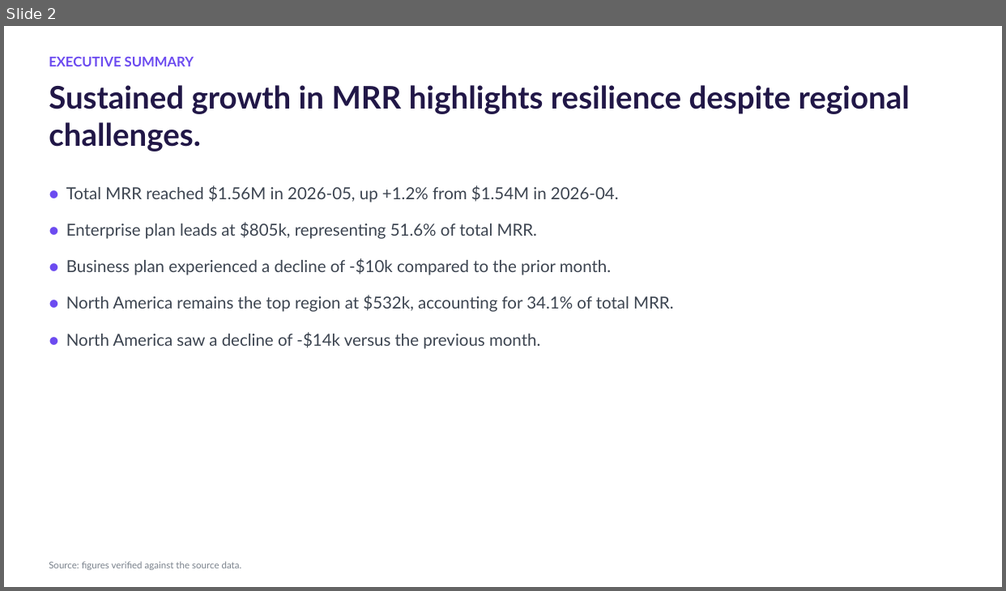
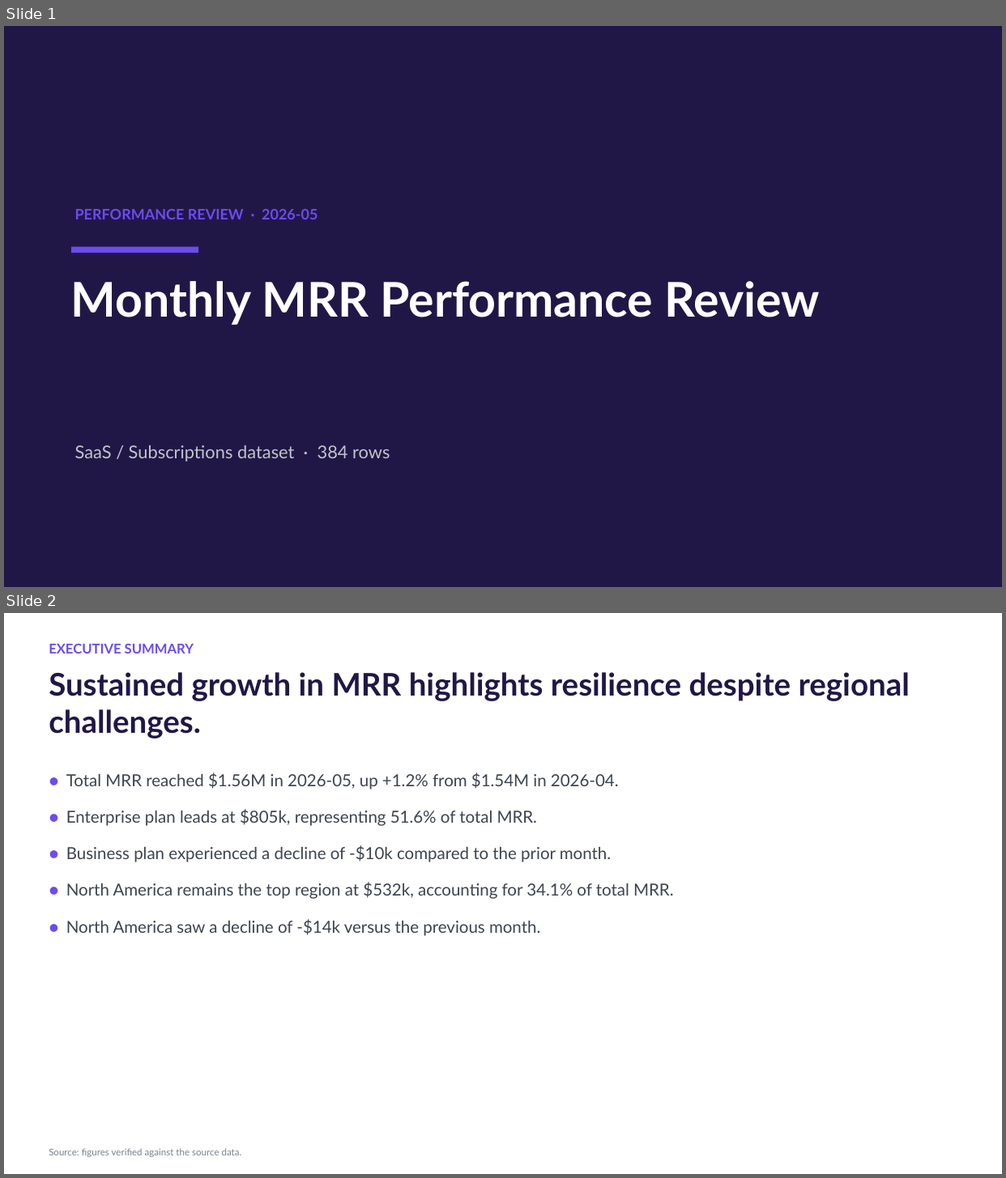
Before and after one commit to AronSarosi/ai-report-generator, a slide deck: app/examples/saas_metrics/report.pptx. Shown one above the other, each under a label of ours: slide 2 before the commit, slides 1 and 2 after it. The pictures are 1006x591 and 1006x1178 pixels, drawn with LibreOffice and Linux fonts; fonts in the diff are those of the drawing. Boxes give left, top, right and bottom in pixels: in the first picture for what was removed or moved away, otherwise in the second. Text is boxed around its words. In the diff, an @@ line names an element or a change of style, - is before the commit and + after.

```diff
--- a/app/examples/saas_metrics/report.pptx
+++ b/app/examples/saas_metrics/report.pptx
@@ slide 1 added at (4, 26, 1002, 587), background #FFFFFF @@
@@ rectangle added at (4, 26, 1002, 587), fill #211747 @@
@@ text added at (75, 209, 317, 220), 14 pt, text #6C4BF0, bold @@
+PERFORMANCE REVIEW · 2026-05
@@ rectangle added at (71, 247, 198, 253), fill #6C4BF0 @@
@@ text added at (71, 281, 820, 325), 46 pt, text #FFFFFF, bold @@
+Monthly MRR Performance Review
@@ text added at (75, 446, 390, 462), 17 pt, text #C0C5C9 @@
+SaaS / Subscriptions dataset · 384 rows
```
Also in this commit, not shown: 1 slide changed, 1 slide removed, 22 other files.
